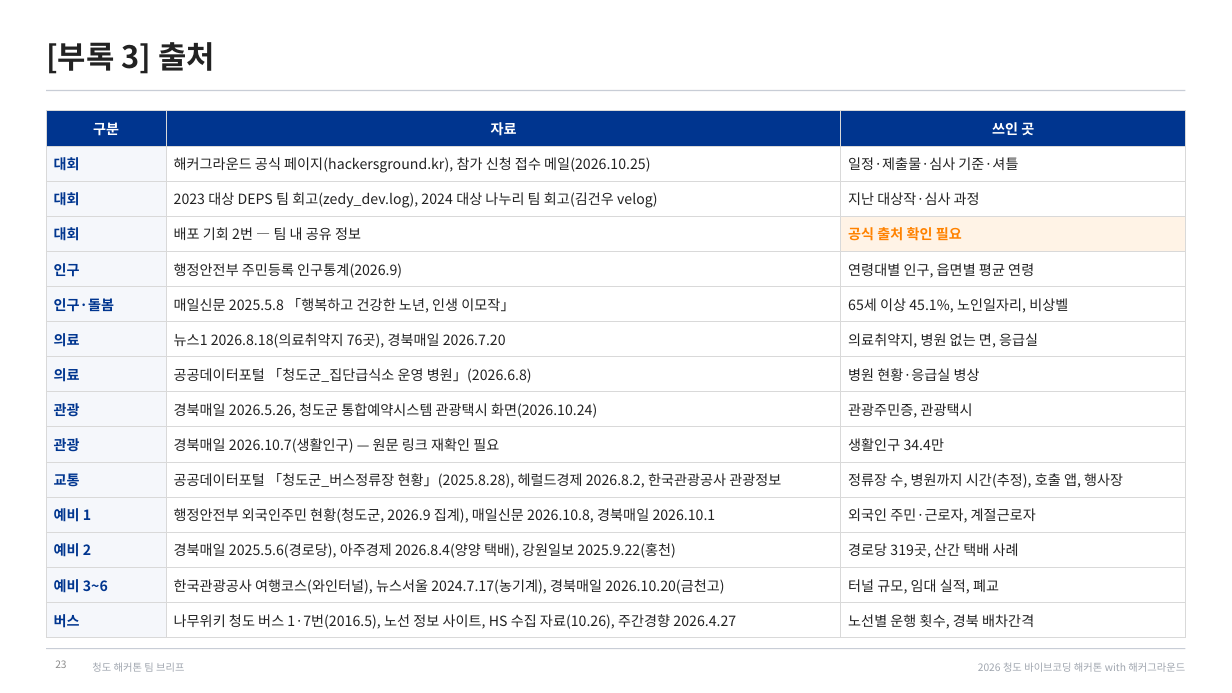
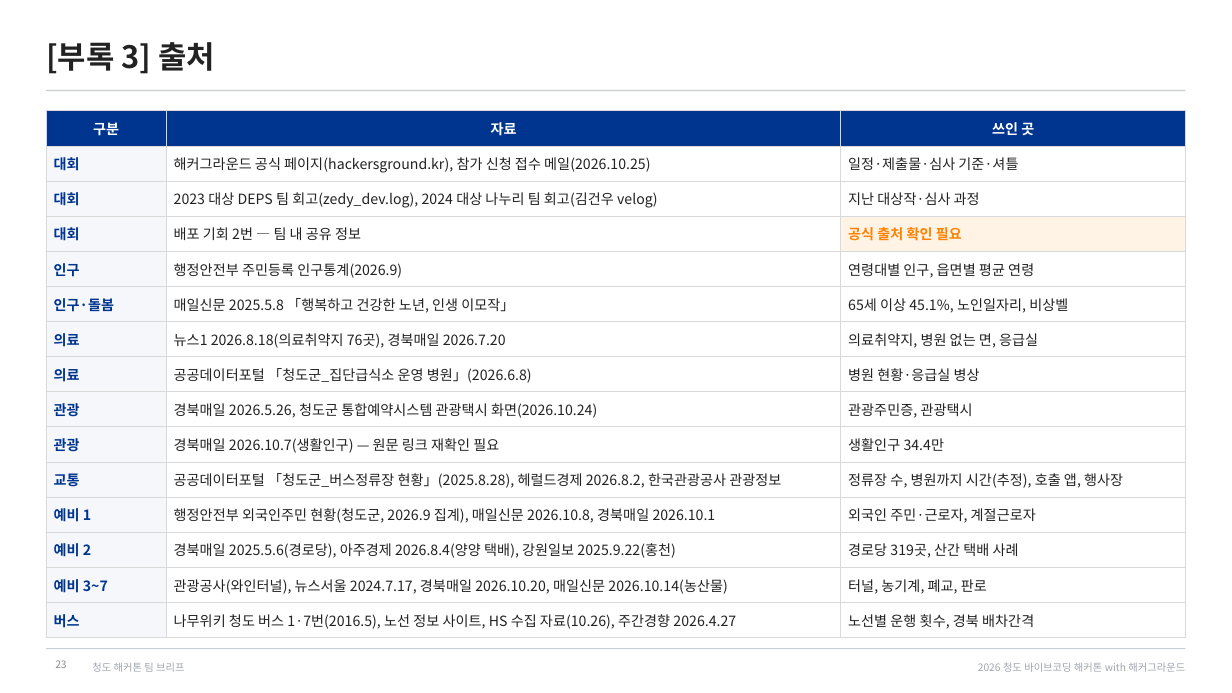
Before and after one commit to fordgril307-wq/Cheongdo_Hackathon, a slide deck: slide 23 of docs/team-brief/청도해커톤_팀브리프.pptx. Drawn at 1232x693 pixels with LibreOffice and Linux fonts; fonts in the diff are those of the drawing. Boxes give left, top, right and bottom in pixels: in the first picture for what was removed or moved away, otherwise in the second. Text is boxed around its words. In the diff, an @@ line names an element or a change of style, - is before the commit and + after.

```diff
--- a/docs/team-brief/청도해커톤_팀브리프.pptx
+++ b/docs/team-brief/청도해커톤_팀브리프.pptx
@@ table at (46,111,1186,633) @@
-row 14: 예비 3~6 | 한국관광공사 여행코스(와인터널), 뉴스서울 2024.7.17(농기계), 경북매일 2026.10.20(금천고) | 터널 규모, 임대 실적, 폐교
+row 14: 예비 3~7 | 관광공사(와인터널), 뉴스서울 2024.7.17, 경북매일 2026.10.20, 매일신문 2026.10.14(농산물) | 터널, 농기계, 폐교, 판로
```
Also in this commit, not shown: 1 other slide changed, 3 other files.
